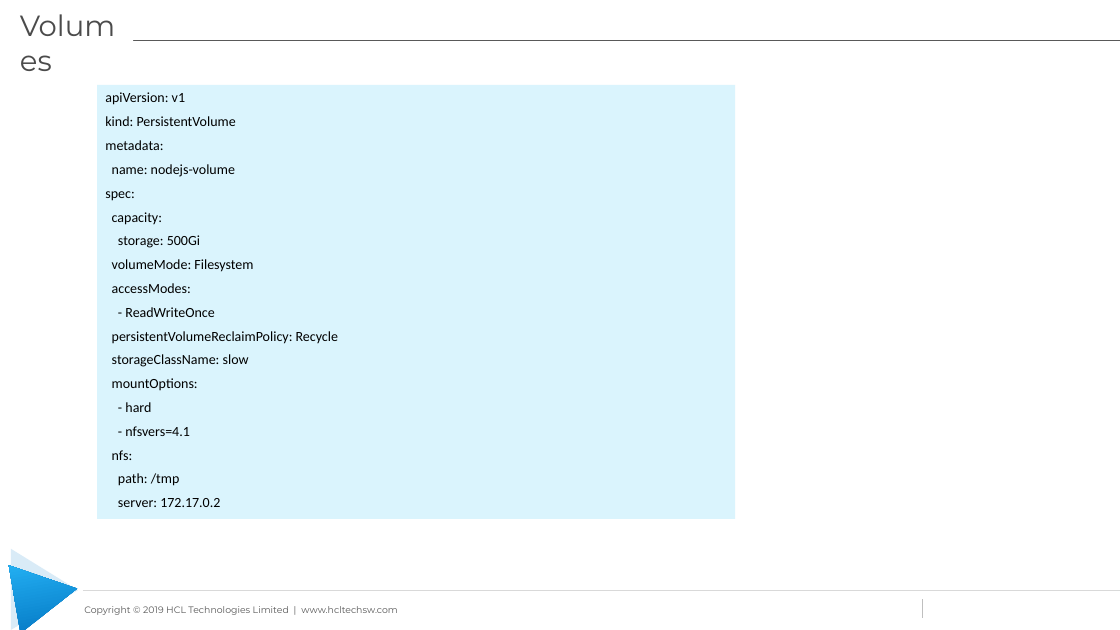
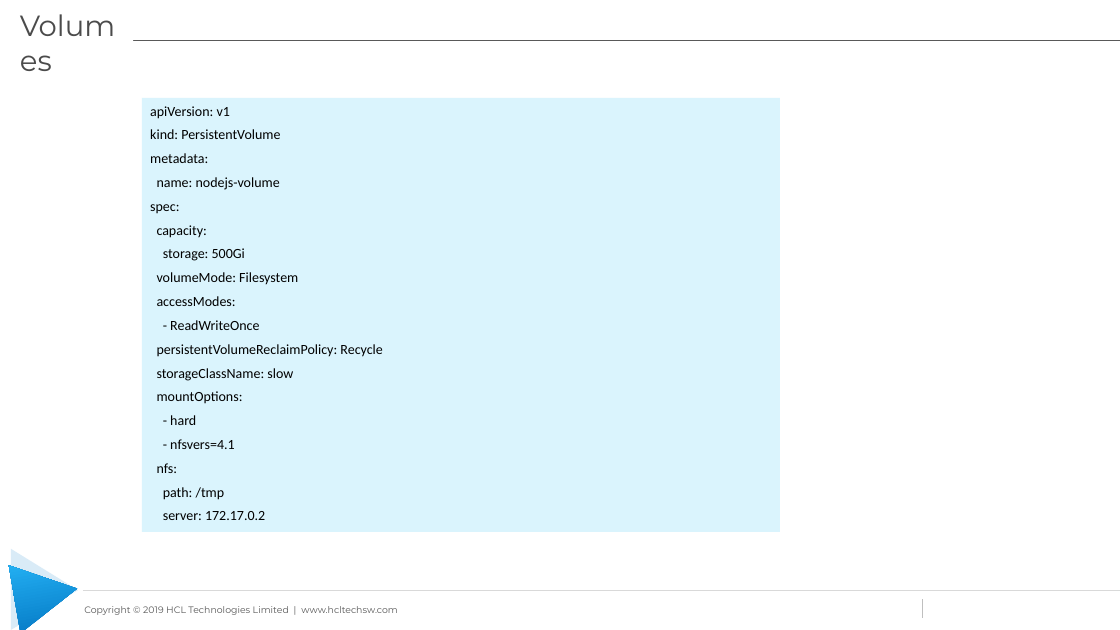
Before and after one commit to learning-zone/docker-and-kubernetes-basics, a slide deck: slide 17 of kubernetes-workshop-files/Kubernetes_Workshop.pptx. Drawn at 1120x630 pixels with LibreOffice and Linux fonts; fonts in the diff are those of the drawing; background and template pictures are left out. Boxes give left, top, right and bottom in pixels: in the first picture for what was removed or moved away, otherwise in the second. Text is boxed around its words. In the diff, an @@ line names an element or a change of style, - is before the commit and + after.

```diff
--- a/kubernetes-workshop-files/Kubernetes_Workshop.pptx
+++ b/kubernetes-workshop-files/Kubernetes_Workshop.pptx
@@ rectangle "apiVersion: v1": place and size @@
-rectangle "apiVersion: v1" at (97, 85, 736, 519)
+rectangle "apiVersion: v1" at (142, 98, 781, 533)
```
Also in this commit, not shown: 8 other slides changed, 4 slides added.
